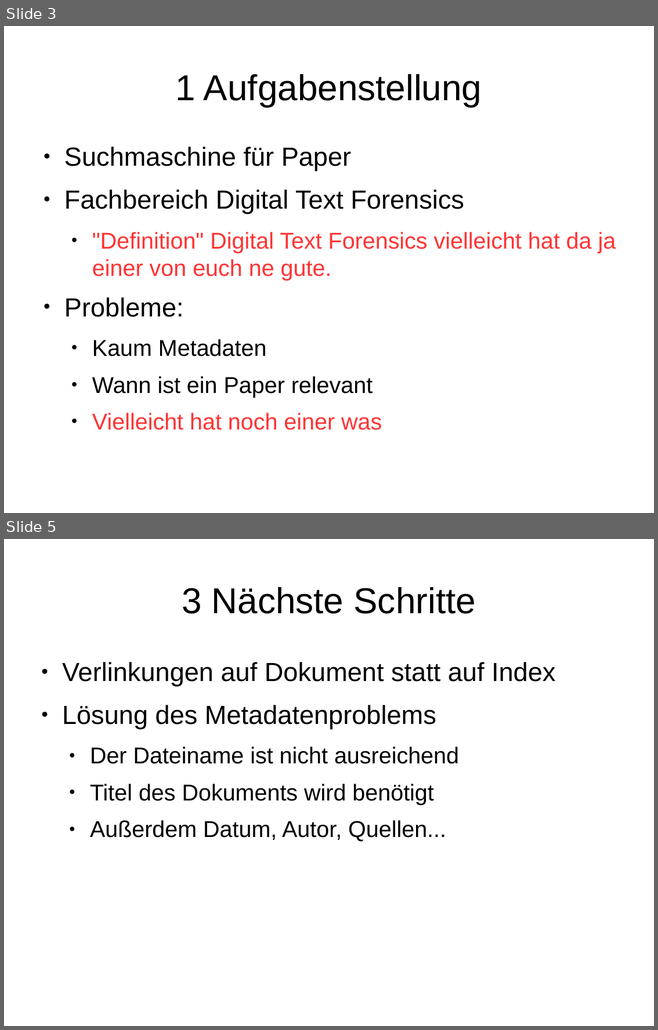
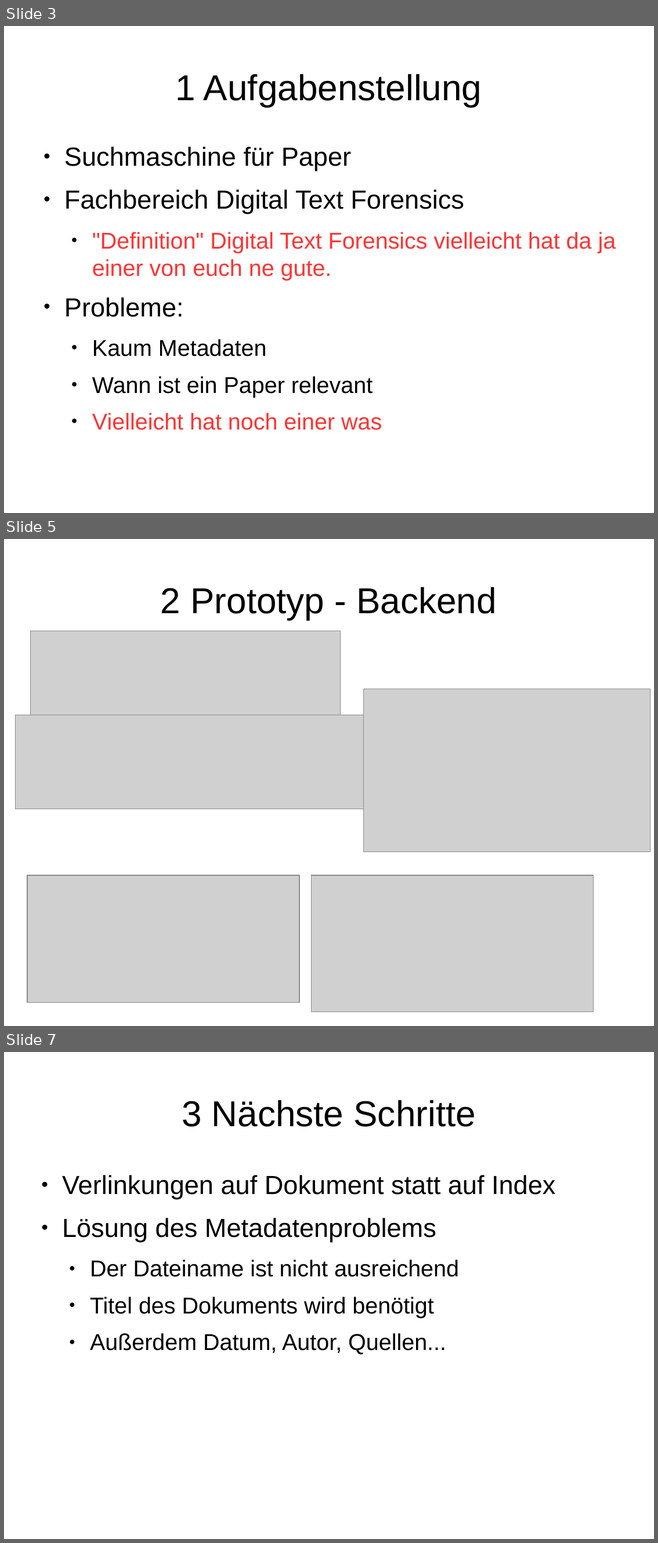
Before and after one commit to 43ndr1k/Digital-Text-Forensics, a slide deck: Zwischenpräsentation/Information Retrieval Zwischenpräsentation.odp. Shown one above the other, each under a label of ours: slides 3 and 5 before the commit, slides 3, 5 and 7 after it; the slides between them are not shown. The pictures are 658x1030 and 658x1543 pixels, drawn with LibreOffice and Linux fonts; fonts in the diff are those of the drawing; grey boxes stand for pictures. Boxes give left, top, right and bottom in pixels: in the first picture for what was removed or moved away, otherwise in the second. Text is boxed around its words. In the diff, an @@ line names an element or a change of style, - is before the commit and + after.

```diff
--- a/Zwischenpräsentation/Information Retrieval Zwischenpräsentation.odp
+++ b/Zwischenpräsentation/Information Retrieval Zwischenpräsentation.odp
@@ slide 5 added at [4, 539, 654, 1026], background #FFFFFF @@
@@ title added at [161, 587, 496, 620], 44 pt, text #000000 @@
+2 Prototyp - Backend
@@ picture added at [31, 631, 340, 715] @@
@@ picture added at [364, 689, 650, 852] @@
@@ picture added at [16, 715, 375, 809] @@
@@ picture added at [27, 875, 299, 1004] @@
@@ picture added at [311, 875, 593, 1012] @@
@@ what was slide 5 is now slide 7 @@
```
Also in this commit, not shown: 1 slide changed, 2 other slides added, 1 slide removed.
